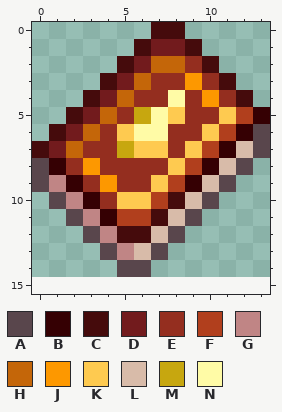
Edited in one commit: pixel-art sprite (Items/Weapons/Runes/DestructionGrimoire.png). The picture above was drawn from the file before the commit.
The file is 28x30 pixels, drawn in blocks of 2x2; one block is one cell here. Colours within 5 levels of each other are drawn and written as one. The old version is drawn lined up with the new one, on the new canvas.
Palette (. is transparent): A #59464c  B #350003  C #450b0c  D #721b1d  E #942e1f  F #b13f1d  G #c08585  H #c46609  J #fd9800  K #feca50  L #d8bba9  M #c7a70f  N #fffba6
After:
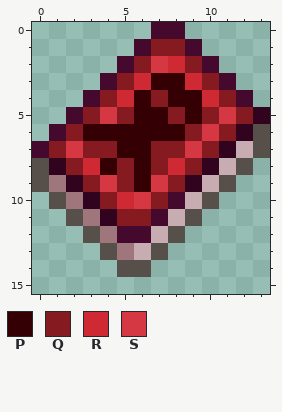
Colours new in this view: P #350003  Q #861a21  R #cf2a34  S #d53842
What changed:
{"change": "canvas 14x15 -> 14x16"}
{"colour":"A","old":"#59464c","new":"#564f4a"}
{"colour":"B","old":"#350003","new":"#31031f"}
{"colour":"C","old":"#450b0c","new":"#44092d"}
{"colour":"G","old":"#c08585","new":"#9e767c"}
{"colour":"L","old":"#d8bba9","new":"#c7adb1"}
{"y":1,"x":7,"old":"DD","new":"QQ"}
{"y":2,"x":6,"old":"DHHE","new":"QSRQ"}
{"y":3,"x":5,"old":"DHEEJE","new":"QRPPRQ"}
{"y":4,"x":4,"old":"DHEENEJE","new":"QRPQPPRQ"}
{"y":5,"x":3,"old":"DHEMNKEEKF","new":"QSQPPQPQSQ"}
{"y":6,"x":2,"old":"DHEKNNEEKF","new":"QPPPPPPQSQ"}
{"y":7,"x":1,"old":"DHEEMKKEKF","new":"QSQQPPQQSQ"}
{"y":8,"x":2,"old":"EJEEEEKF","new":"QRPQPQRQ"}
{"y":9,"x":3,"old":"EJEEKF","new":"QSQPSQ"}
{"y":10,"x":4,"old":"EKKF","new":"QRSQ"}
{"y":11,"x":5,"old":"FF","new":"QQ"}
{"label":"changed","picture_box":[32,22,270,277]}
